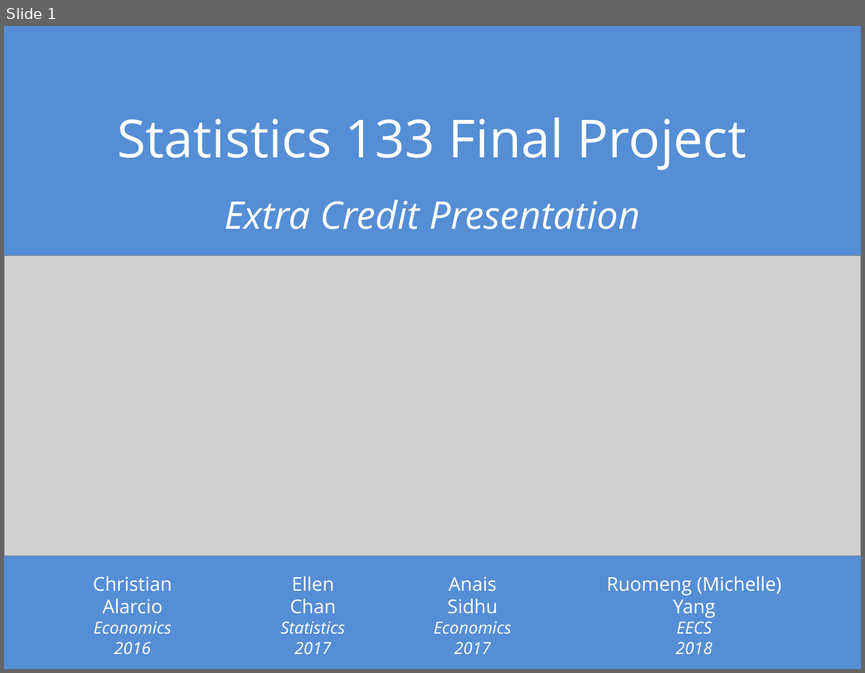
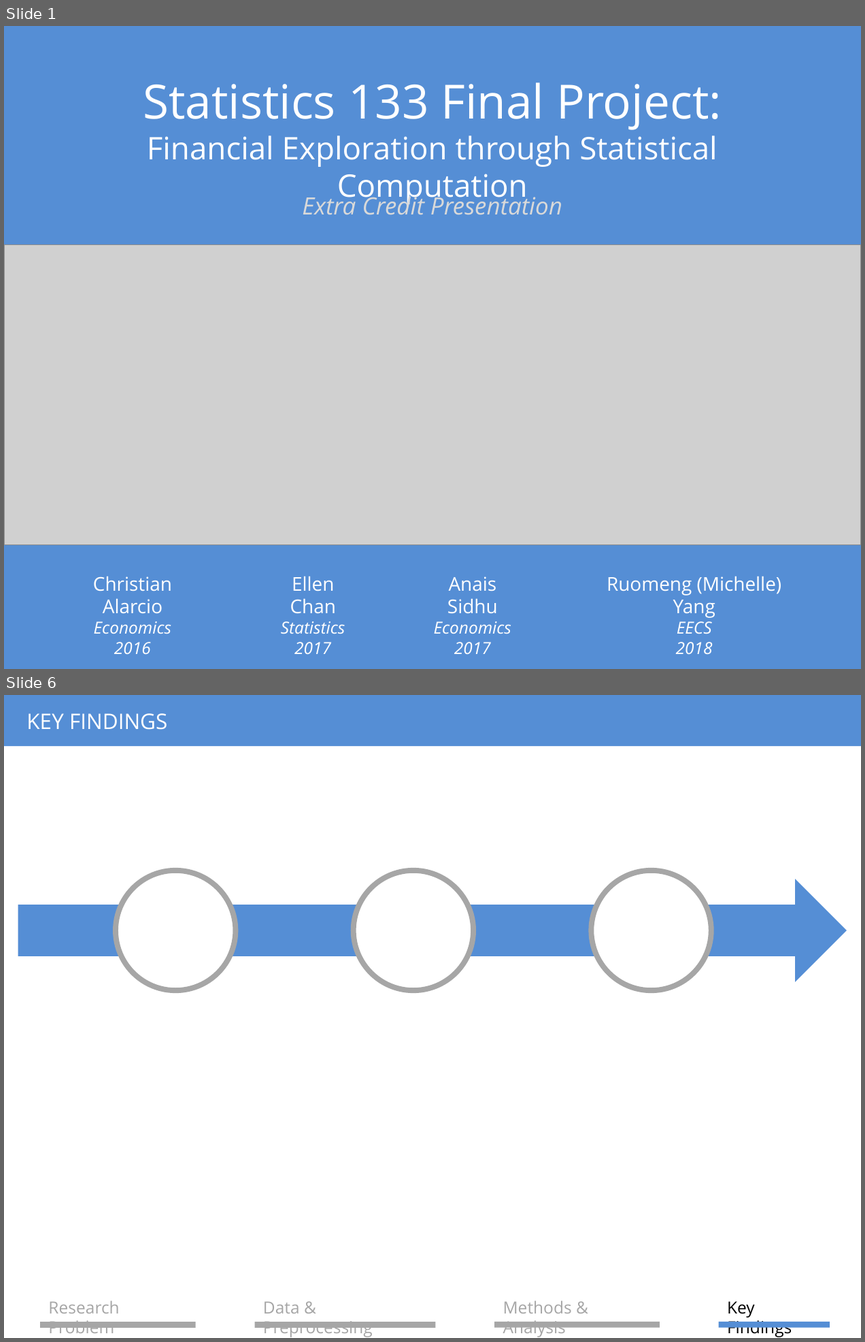
Before and after one commit to elleismatic/stat133-final, a slide deck: report/extra_credit_presentation.pptx. Shown one above the other, each under a label of ours: slide 1 before the commit, slides 1 and 6 after it; the slides between them are not shown. The pictures are 865x673 and 865x1342 pixels, drawn with LibreOffice and Linux fonts; fonts in the diff are those of the drawing; grey boxes stand for pictures. Boxes give left, top, right and bottom in pixels: in the first picture for what was removed or moved away, otherwise in the second. Text is boxed around its words. In the diff, an @@ line names an element or a change of style, - is before the commit and + after.

```diff
--- a/report/extra_credit_presentation.pptx
+++ b/report/extra_credit_presentation.pptx
@@ slide 6 added at <box>4,695,861,1338</box>, background #FFFFFF @@
@@ rectangle added at <box>4,695,861,747</box>, fill #558ED5 @@
@@ title added at <box>26,713,167,730</box>, 18 pt, text #FFFFFF @@
+KEY FINDINGS
@@ ellipse added at <box>116,870,235,991</box>, fill #FFFFFF, outline #A6A6A6 4.5 pt @@
@@ ellipse added at <box>354,870,473,991</box>, fill #FFFFFF, outline #A6A6A6 4.5 pt @@
@@ ellipse added at <box>591,870,711,991</box>, fill #FFFFFF, outline #A6A6A6 4.5 pt @@
@@ right arrow added at <box>18,879,847,981</box>, fill #558ED5 @@
@@ group added at <box>40,1300,830,1337</box>: 4 texts, 4 rectangles @@
+Research Problem
+Data & Preprocessing
+Methods & Analysis
+Key Findings
@@ slide 1 changed as well @@
@@ title at <box>143,82,721,204</box>: text changed; size 44 to 26.1 pt @@
-Statistics 133 Final Project
+Statistics 133 Final Project:
+Financial Exploration through Statistical Computation
@@ subtitle "Extra Credit Presentation" at <box>302,192,562,215</box>: size 32 to 20 pt, text colour #FFFFFF to #D9D9D9; less space between paragraphs @@
@@ picture: place and size @@
-picture at <box>4,256,861,556</box>
+picture at <box>4,244,861,544</box>
```
Also in this commit, not shown: 1 other slide changed, 5 other slides added, 1 slide removed, 3 other files.
